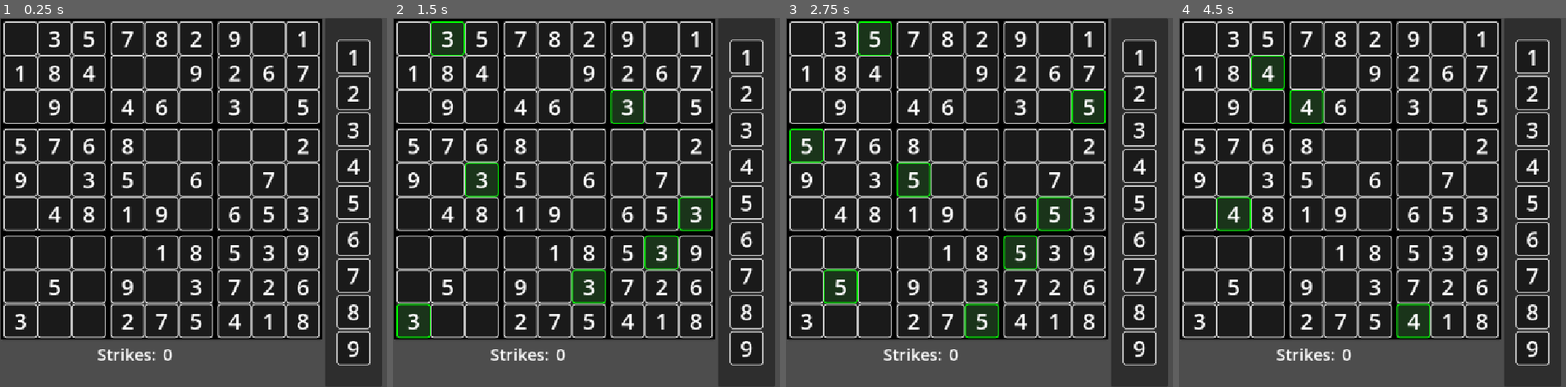
Above: before the commit, frames 1-4 (left to right).
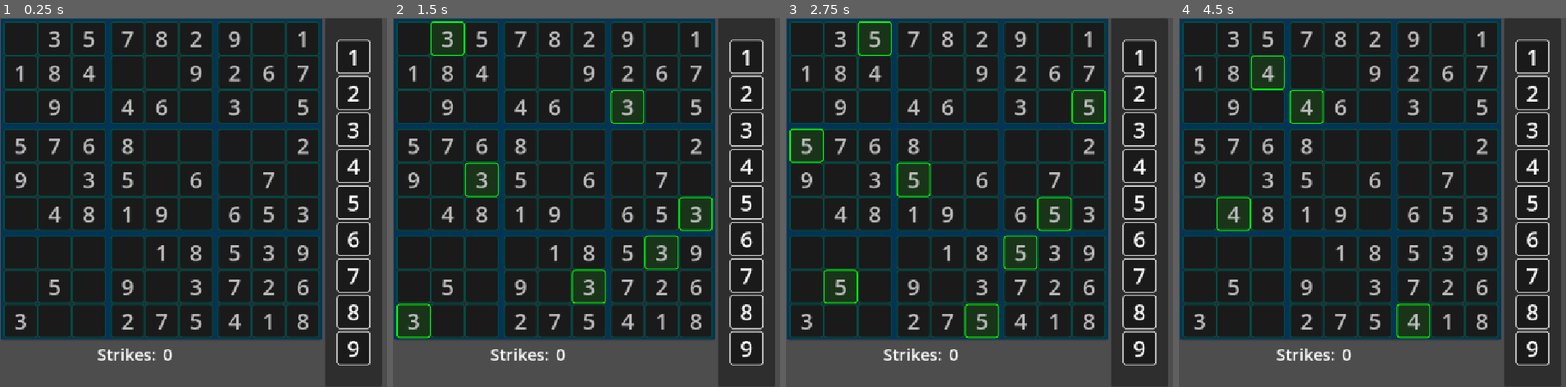
Above: after the commit, the same moments.

Repository: ignacio-w/sudoku
Game: Godot game, scene res://scenes/game.tscn
Same seed, same stepped clock (60 frames per second), same inputs: the game is played once before the commit and once after it.
Inputs (mouse positions are in pixels of both pictures, inside the frame that each line leads up to):
- Up to frame 1 (0.25 s): no input
- Up to frame 2 (1.5 s): tap Enter at 0.5 s; move the mouse to (412, 40) at 0.52 s; click (412, 40) at 0.67 s; tap Space (ui_select) at 0.77, 1.25 s; move the mouse to (447, 40) at 1.27 s; click (447, 40) at 1.42 s
- Up to frame 3 (2.75 s): tap Space (ui_select) at 1.52 s; tap Enter at 2 s; move the mouse to (875, 40) at 2.02 s; click (875, 40) at 2.17 s
- Up to frame 4 (4.5 s): tap Space (ui_select) at 2.75, 3.02, 3.77, 4.25 s; move the mouse to (1198, 73) at 2.77 s; click (1198, 73) at 2.92 s; tap Enter at 3.5 s; move the mouse to (1233, 73) at 3.52 s; click (1233, 73) at 3.67 s; move the mouse to (1268, 73) at 4.27 s; click (1268, 73) at 4.42 s

The runs differ from the first frame. In frame 1, 20% of the frame differs, in the area x 0-84%, y 0-88%; in frame 2, 20%; in frame 3, 19%; in frame 4, 20%.

Commit message:
Changed colors
Changed colors to make playing a bit easier on the eyes.

Diff:
--- a/scenes/ui/cell.tscn
+++ b/scenes/ui/cell.tscn
@@ -8,6 +8,7 @@
 border_width_top = 2
 border_width_right = 2
 border_width_bottom = 2
+border_color = Color(0, 0.3, 0.27499998, 1)
 corner_radius_top_left = 5
 corner_radius_top_right = 5
 corner_radius_bottom_right = 5
@@ -33,7 +34,7 @@
 [node name="Number" type="Label" parent="MarginContainer" unique_id=1393988652]
 unique_name_in_owner = true
 layout_mode = 2
-theme_override_colors/font_color = Color(1, 1, 1, 1)
+theme_override_colors/font_color = Color(0.74, 0.74, 0.74, 1)
 theme_override_font_sizes/font_size = 39
 text = "9"
 horizontal_alignment = 1
--- a/scenes/ui/sub_grid.tscn
+++ b/scenes/ui/sub_grid.tscn
@@ -9,7 +9,7 @@
 border_width_top = 4
 border_width_right = 4
 border_width_bottom = 4
-border_color = Color(0, 0, 0, 1)
+border_color = Color(0, 0.20966662, 0.34, 1)
 
 [node name="SubGrid" type="PanelContainer" unique_id=1508803001]
 theme_override_styles/panel = SubResource("StyleBoxFlat_uhup1")
